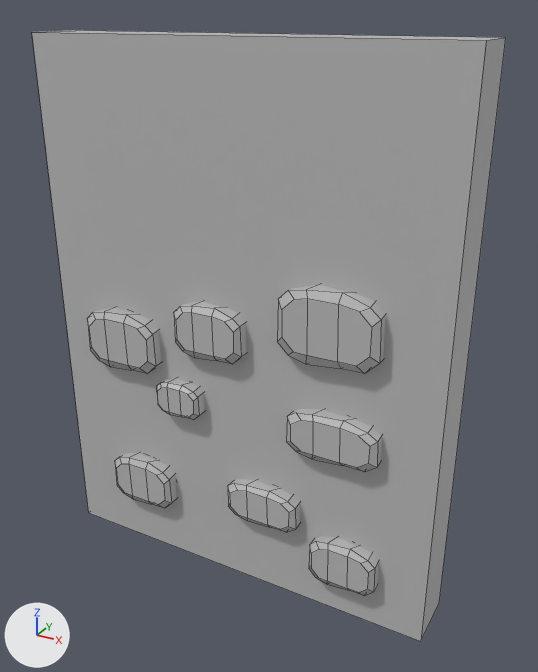
The FBX model Assets/Visuals/NewTiles/Models/StoneWall03.fbx as it was, and as the next commit left it.
Both versions are drawn from a 50 mm camera at (1.31, 7.06, 5.19) aimed at (-1.75, 12.63, 2.41). Arrows for +X, +Y and +Z are at lower left; the lights stay in place. The older version comes first. Mesh edges are drawn as thin lines. Where no turn or scale is listed for an object, it has been applied to the vertices.

The first picture shows 'StoneWall03'.
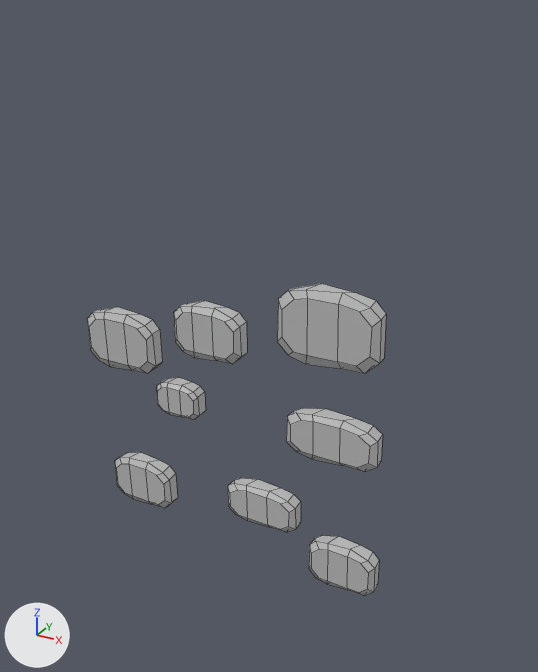
Where the newer file only moved an object's origin or applied its transform, the numbers keep the older frame.

The change, as a diff of the scene's bpy script:
```diff
--- a/Assets/Visuals/NewTiles/Models/StoneWall03.fbx.py
+++ b/Assets/Visuals/NewTiles/Models/StoneWall03.fbx.py
@@ mat_default_material_004 @@
+mat_default_material_004 = principled_material('Default_Material.004')
+mat_default_material_004.base_color = (0.5, 0.5, 0.5)  # grey #bcbcbc
+mat_default_material_004.roughness = 0.553
@@ me_mesh @@
 # used by ob_stonewall03; location = (-1.96, 12.51, 2.41)
-me_mesh.from_pydata(...)  # 360 vertices, 206 faces; spans x -2.0..2.0, y -0.35..0.35, z -2.59..2.59
-me_mesh.materials.append(mat_default_material)  # grey #bcbcbc
+me_mesh.from_pydata(...)  # 352 vertices, 200 faces; spans x -1.62..1.55, y -0.35..-0.19, z -2.23..0.72
+# me_mesh part 1: the loose piece of 8 vertices spanning x -2.0..2.0, y -0.21..0.35, z -2.59..2.59 is deleted
+me_mesh.materials.append(mat_default_material_004)  # grey #bcbcbc
```

Location of each change, (x1, y1, x2, y2) in pixels of the pictures (538 x 672 px):
'StoneWall03', reshaped (37% narrower, 49% shorter)
    before: (32, 30, 506, 641)
    after: (87, 284, 386, 596)
part 1 of me_mesh, deleted
    before: (32, 30, 506, 641)
